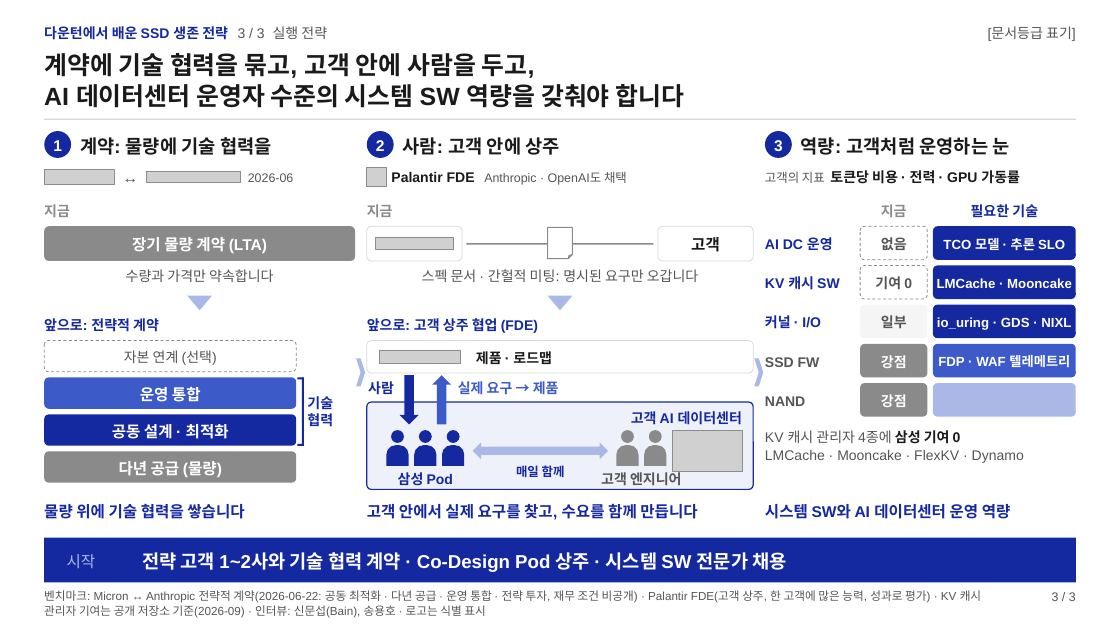
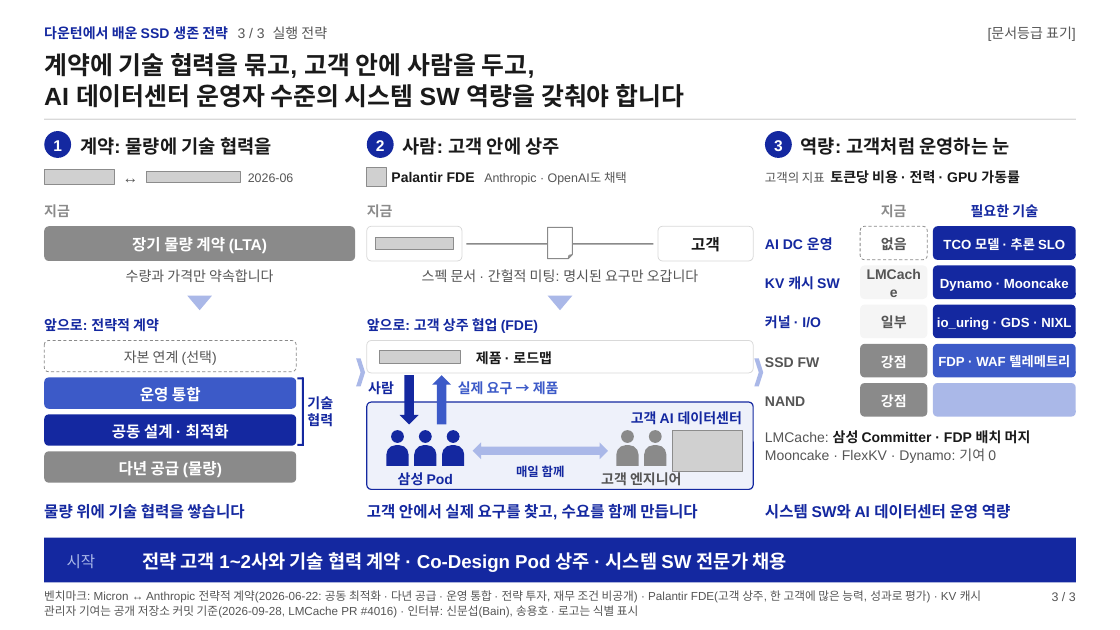
Before and after one commit to k31001/action-learning, a slide deck: slide 3 of outputs/presentation/ssd-survival-strategy.pptx. Drawn at 1120x630 pixels with LibreOffice and Linux fonts; fonts in the diff are those of the drawing; grey boxes stand for pictures. Boxes give left, top, right and bottom in pixels: in the first picture for what was removed or moved away, otherwise in the second. Text is boxed around its words. In the diff, an @@ line names an element or a change of style, - is before the commit and + after.

```diff
--- a/outputs/presentation/ssd-survival-strategy.pptx
+++ b/outputs/presentation/ssd-survival-strategy.pptx
@@ rounded rectangle at (860,265,927,299): fill #FFFFFF to #F5F5F5; outline #8A8A8A 1 pt dashed to none @@
@@ text at (875,276,912,290): text changed @@
-기여 0
+LMCache
@@ text at (940,278,1069,291): text changed @@
-LMCache · Mooncake
+Dynamo · Mooncake
@@ text at (765,430,1031,463): text changed @@
-KV 캐시 관리자 4종에 삼성 기여 0
-LMCache · Mooncake · FlexKV · Dynamo
+LMCache: 삼성 Committer · FDP 배치 머지
+Mooncake · FlexKV · Dynamo: 기여 0
@@ text at (44,590,981,618): text changed @@
-벤치마크: Micron ↔ Anthropic 전략적 계약(2026-06-22: 공동 최적화 · 다년 공급 · 운영 통합 · 전략 투자, 재무 조건 비공개) · Palantir FDE(고객 상주, 한 고객에 많은 능력, 성과로 평가) · KV 캐시 관리자 기여는 공개 저장소 기준(2026-09) · 인터뷰: 신문섭(Bain), 송용호 · 로고는 식별 표시
+벤치마크: Micron ↔ Anthropic 전략적 계약(2026-06-22: 공동 최적화 · 다년 공급 · 운영 통합 · 전략 투자, 재무 조건 비공개) · Palantir FDE(고객 상주, 한 고객에 많은 능력, 성과로 평가) · KV 캐시 관리자 기여는 공개 저장소 커밋 기준(2026-09-28, LMCache PR #4016) · 인터뷰: 신문섭(Bain), 송용호 · 로고는 식별 표시
```
Also in this commit, not shown: 20 other files.
